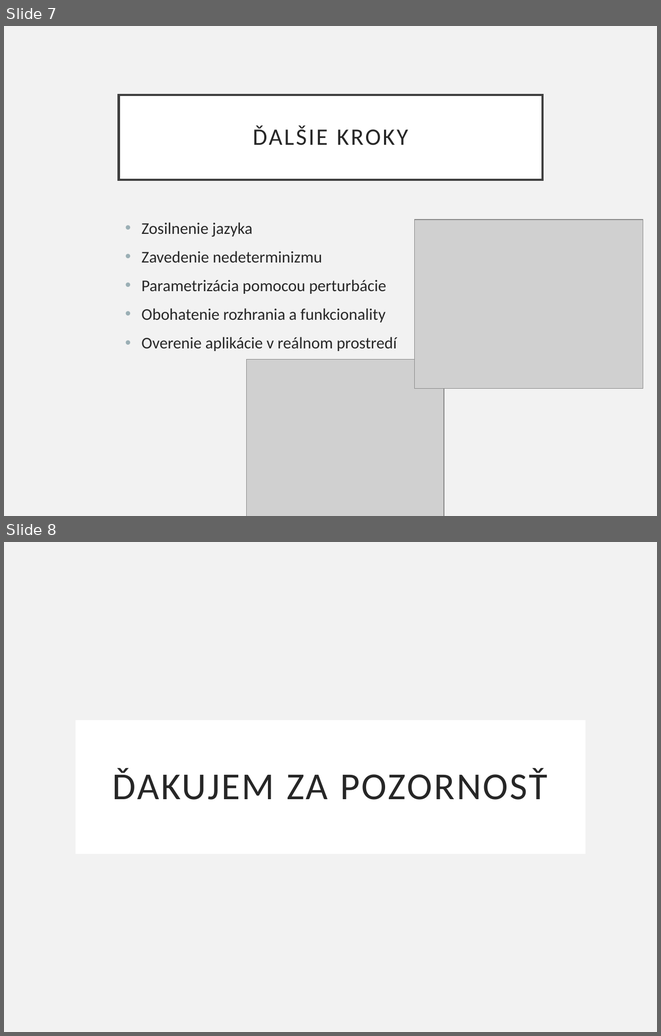
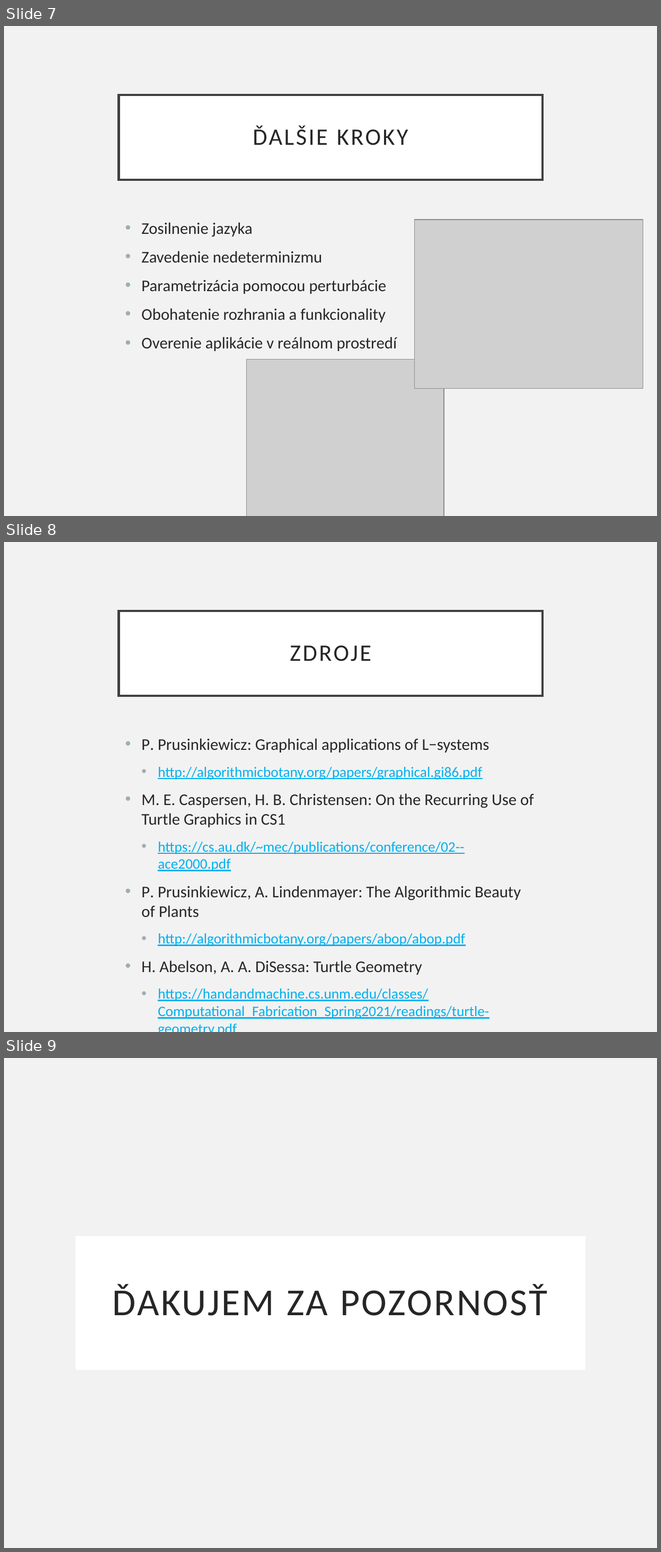
Before and after one commit to NorbertJu/diploma-thesis, a slide deck: literature/L-Sys-Lab_pokrok.pptx. Shown one above the other, each under a label of ours: slides 7 and 8 before the commit, slides 7, 8 and 9 after it. The pictures are 661x1036 and 661x1552 pixels, drawn with LibreOffice and Linux fonts; fonts in the diff are those of the drawing; grey boxes stand for pictures. Boxes give left, top, right and bottom in pixels: in the first picture for what was removed or moved away, otherwise in the second. Text is boxed around its words. In the diff, an @@ line names an element or a change of style, - is before the commit and + after.

```diff
--- a/literature/L-Sys-Lab_pokrok.pptx
+++ b/literature/L-Sys-Lab_pokrok.pptx
@@ slide 8 added at [4,542,657,1032], background #F2F2F2 @@
@@ title added at [119,610,542,696], fill #FFFFFF, outline #404040 2.5 pt, 26 pt, text #262626 @@
+ZDROJE
@@ text added at [141,738,534,1018], 16 pt, text #00B0F0, underline @@
+• P. Prusinkiewicz: Graphical applications of L−systems
+  • http://algorithmicbotany.org/papers/graphical.gi86.pdf
+• M. E. Caspersen, H. B. Christensen: On the Recurring Use of Turtle Graphics in CS1
+  • https://cs.au.dk/~mec/publications/conference/02--ace2000.pdf
+• P. Prusinkiewicz, A. Lindenmayer: The Algorithmic Beauty of Plants
+  • http://algorithmicbotany.org/papers/abop/abop.pdf
+• H. Abelson, A. A. DiSessa: Turtle Geometry
+  • https://handandmachine.cs.unm.edu/classes/Computational_Fabrication_Spring2021/readings/turtle-geometry.pdf
@@ what was slide 8 is now slide 9 @@
```
Also in this commit, not shown: 2 slides changed, 1 other file.
